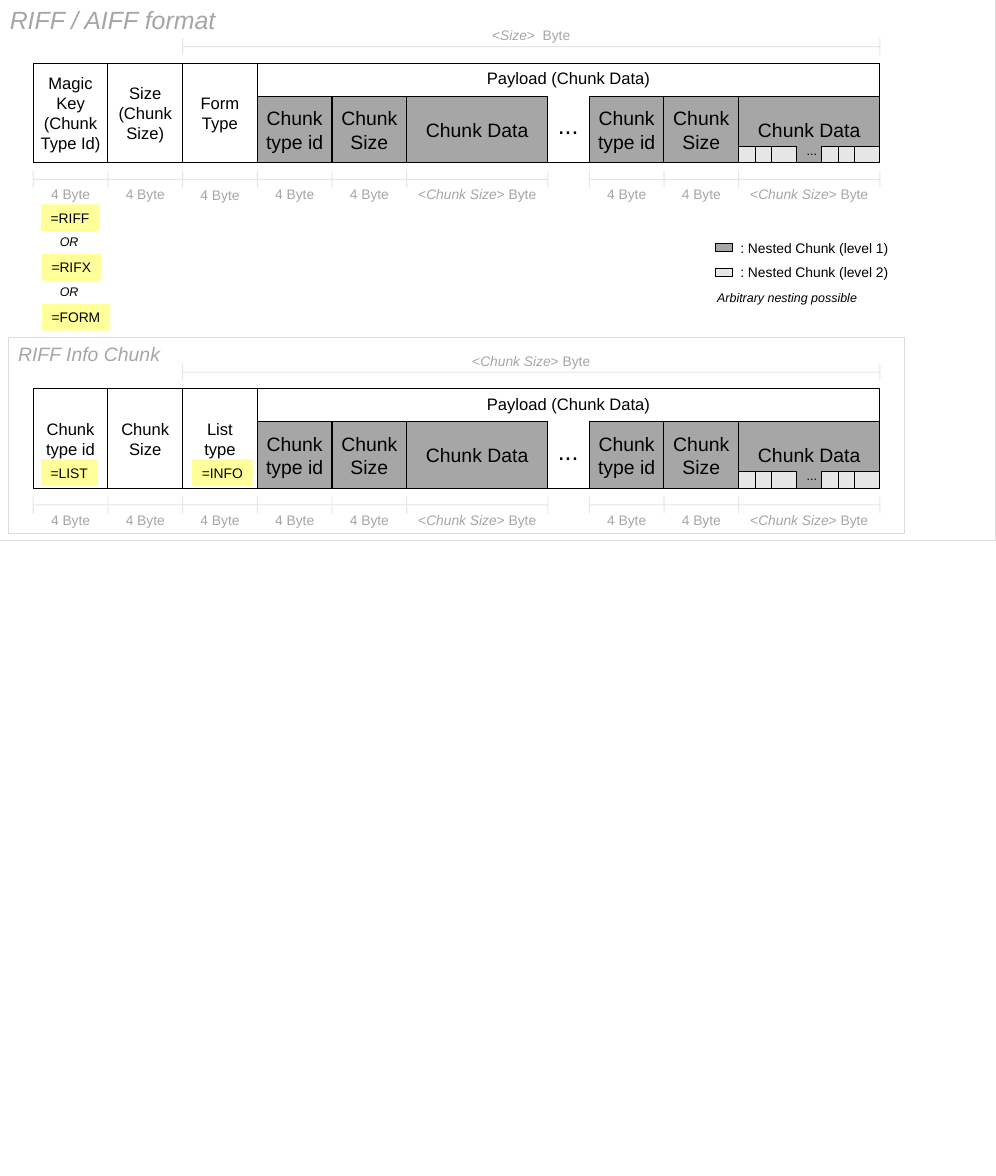
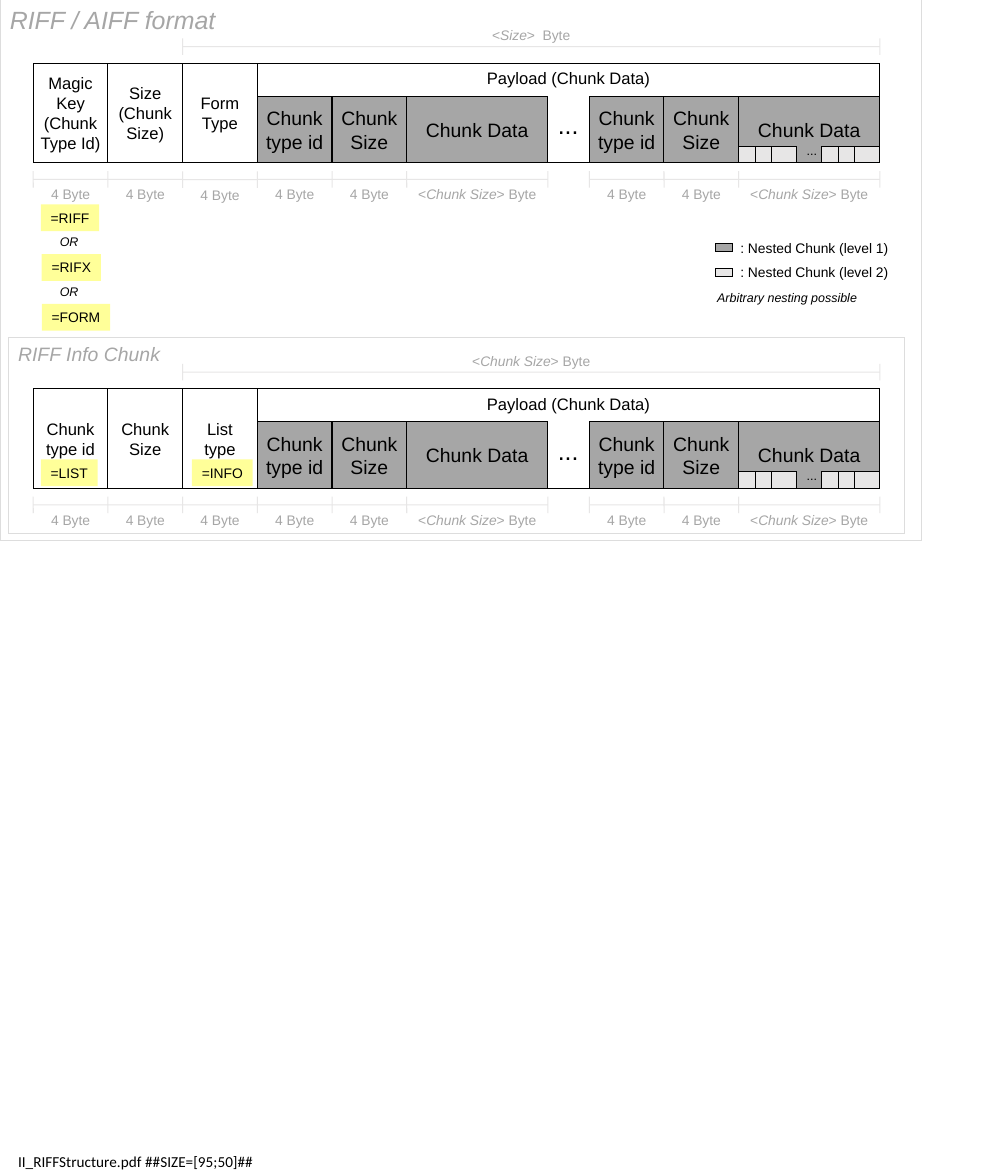
Before and after one commit to jebbard/jMeta, a slide deck: slide 3 of jMetaDocs/DesignConcept/figures/FiguresBig.ppt. Drawn at 996x1176 pixels with LibreOffice and Linux fonts; fonts in the diff are those of the drawing. Boxes give left, top, right and bottom in pixels: in the first picture for what was removed or moved away, otherwise in the second. Text is boxed around its words. In the diff, an @@ line names an element or a change of style, - is before the commit and + after.

```diff
--- a/jMetaDocs/DesignConcept/figures/FiguresBig.ppt
+++ b/jMetaDocs/DesignConcept/figures/FiguresBig.ppt
@@ rectangle "RIFF / AIFF format": place and size @@
-rectangle "RIFF / AIFF format" at box(0, 0, 996, 541)
+rectangle "RIFF / AIFF format" at box(0, 0, 921, 541)
@@ text added at box(18, 1156, 253, 1170), 11 pt, text #000000 @@
+II_RIFFStructure.pdf ##SIZE=[95;50]##
```
Also in this commit, not shown: 8 other slides changed, 46 other files.
